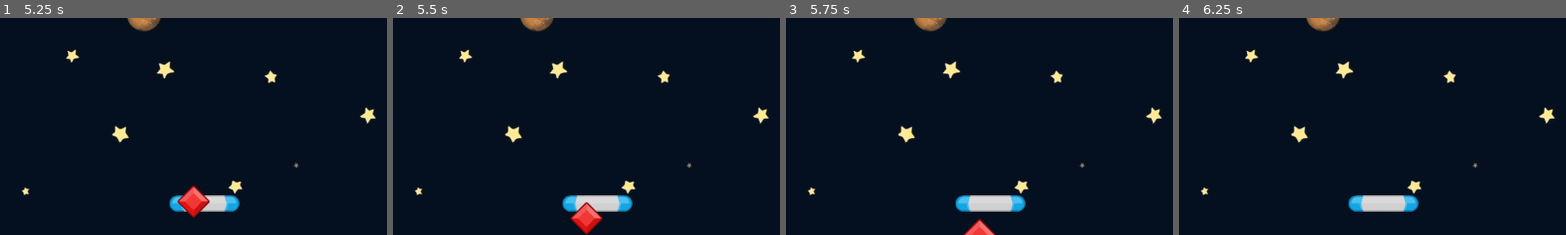
Above: before the commit, frames 1-4 (left to right).
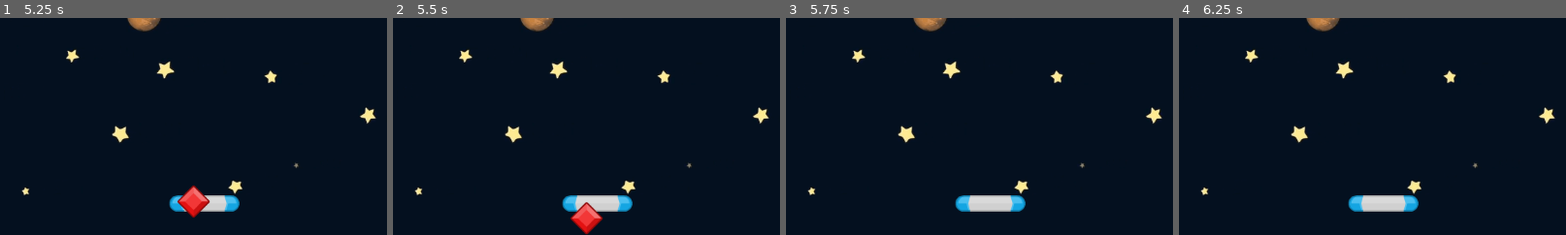
Above: after the commit, the same moments.

Repository: Babrakov/gem-catcher
Game: Godot game, scene res://scenes/game.tscn
Two runs of this game, one before a commit and one after it. Both use one fixed random seed, a clock stepped at 60 frames per second and the inputs below.
Inputs:
- Up to frame 1 (5.25 s): no input
- Up to frame 2 (5.5 s): no input
- Up to frame 3 (5.75 s): no input
- Up to frame 4 (6.25 s): no input
The pictures show only the part of the screen within x 29-79%, y 50-100%; the shares and areas given below are measured in that part.

Frames 1-2 are identical in both runs. In frame 3, 0.3% of the frame differs, in the area x 45-55%, y 92-100%; in frame 4, nothing differs.

Commit message:
Removing the gem

Diff:
--- a/scenes/gem.gd
+++ b/scenes/gem.gd
@@ -9,3 +9,7 @@
 # Called every frame. 'delta' is the elapsed time since the previous frame.
 func _process(delta: float) -> void:
 	position.y += 100.0 * delta
+
+	if position.y > get_viewport_rect().size.y:
+		set_process(false)
+		queue_free()
